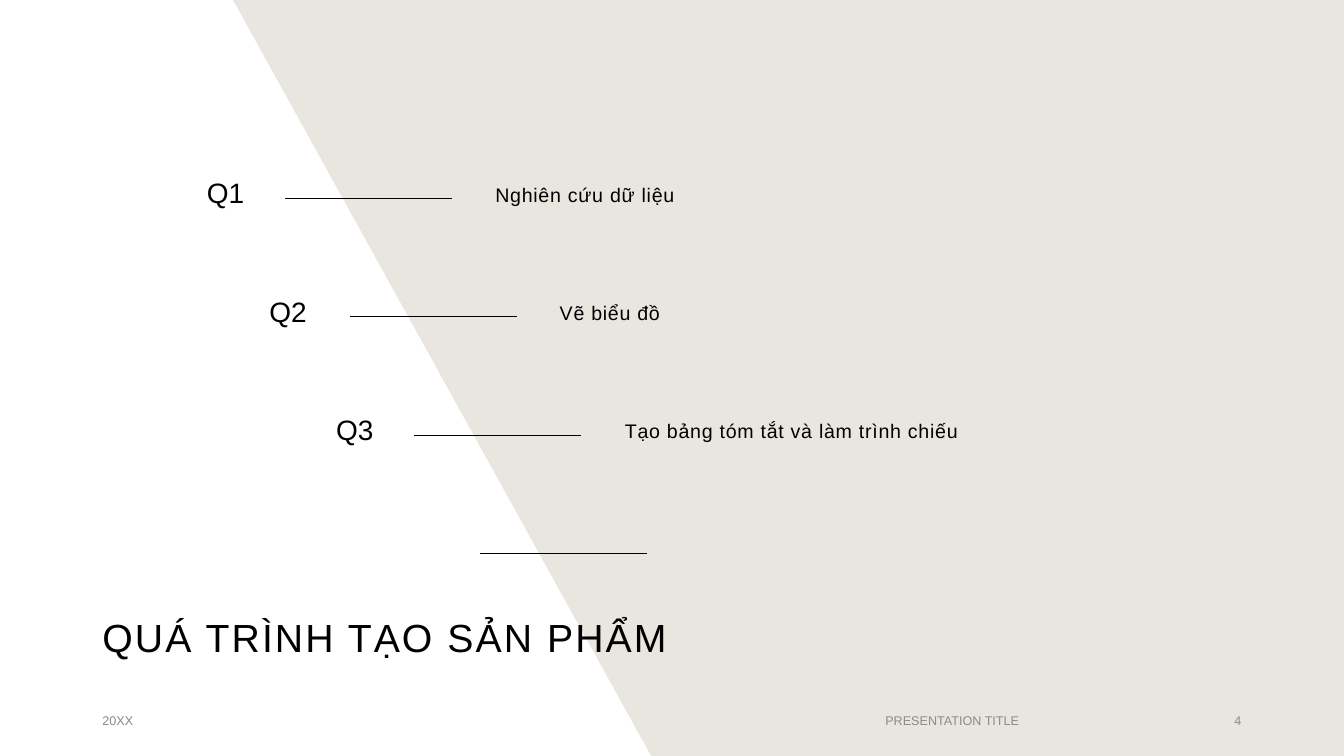
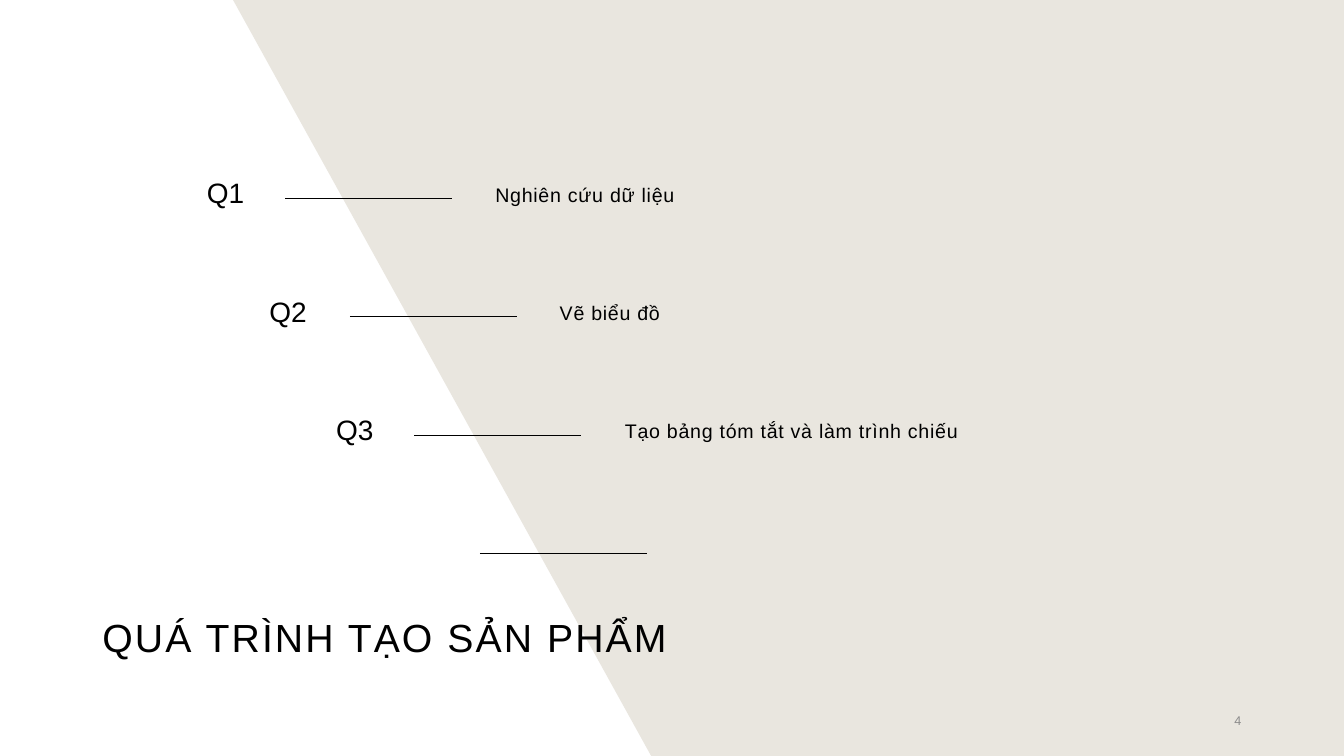
Before and after one commit to nqv2291/NCT-CSA06, a slide deck: slide 4 of Contents/FinalProject/Submission/YourFullName/Bui_Nhat_Minh/Tổng kết cuối khóa.pptx. Drawn at 1344x756 pixels with LibreOffice and Linux fonts; fonts in the diff are those of the drawing. Boxes give left, top, right and bottom in pixels: in the first picture for what was removed or moved away, otherwise in the second. Text is boxed around its words. In the diff, an @@ line names an element or a change of style, - is before the commit and + after.

```diff
--- a/Contents/FinalProject/Submission/YourFullName/Bui_Nhat_Minh/Tổng kết cuối khóa.pptx
+++ b/Contents/FinalProject/Submission/YourFullName/Bui_Nhat_Minh/Tổng kết cuối khóa.pptx
@@ text removed at [102, 716, 133, 725] @@
-20XX
@@ text removed at [885, 716, 1019, 725] @@
-PRESENTATION TITLE
```
Also in this commit, not shown: 1 other file.
